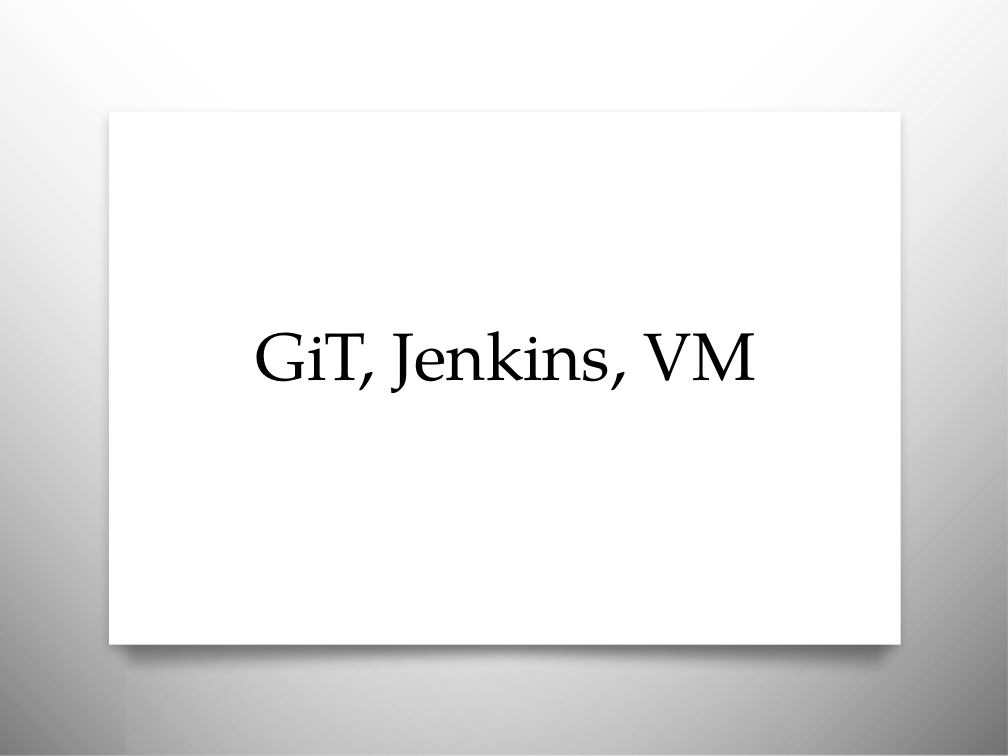
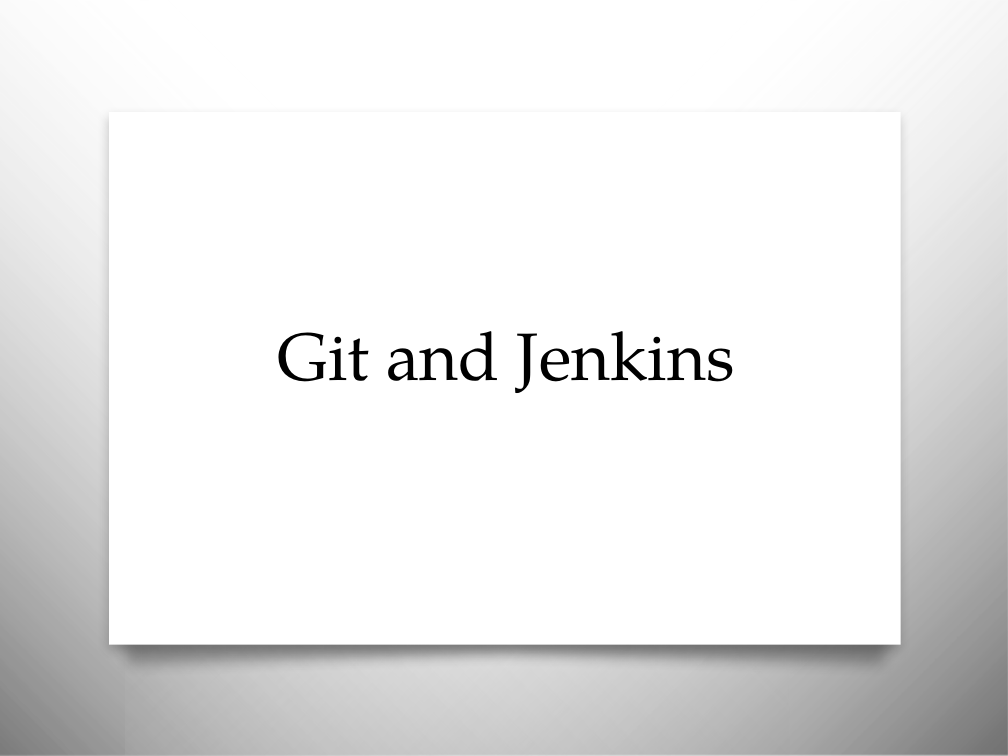
Before and after one commit to JCMander/PortalPower, a slide deck: slide 1 of Jenkins/Jenkins Slides.pptx. Drawn at 1008x756 pixels with LibreOffice and Linux fonts; fonts in the diff are those of the drawing; background and template pictures are left out. Boxes give left, top, right and bottom in pixels: in the first picture for what was removed or moved away, otherwise in the second. Text is boxed around its words. In the diff, an @@ line names an element or a change of style, - is before the commit and + after.

Commit message:
Jenkins + Git rules

```diff
--- a/Jenkins/Jenkins Slides.pptx
+++ b/Jenkins/Jenkins Slides.pptx
@@ title at bbox=[277, 331, 735, 393]: text changed @@
-GiT, Jenkins, VM
+Git and Jenkins
```
Also in this commit, not shown: 4 slides added, 2 slides removed, 1 other file.
